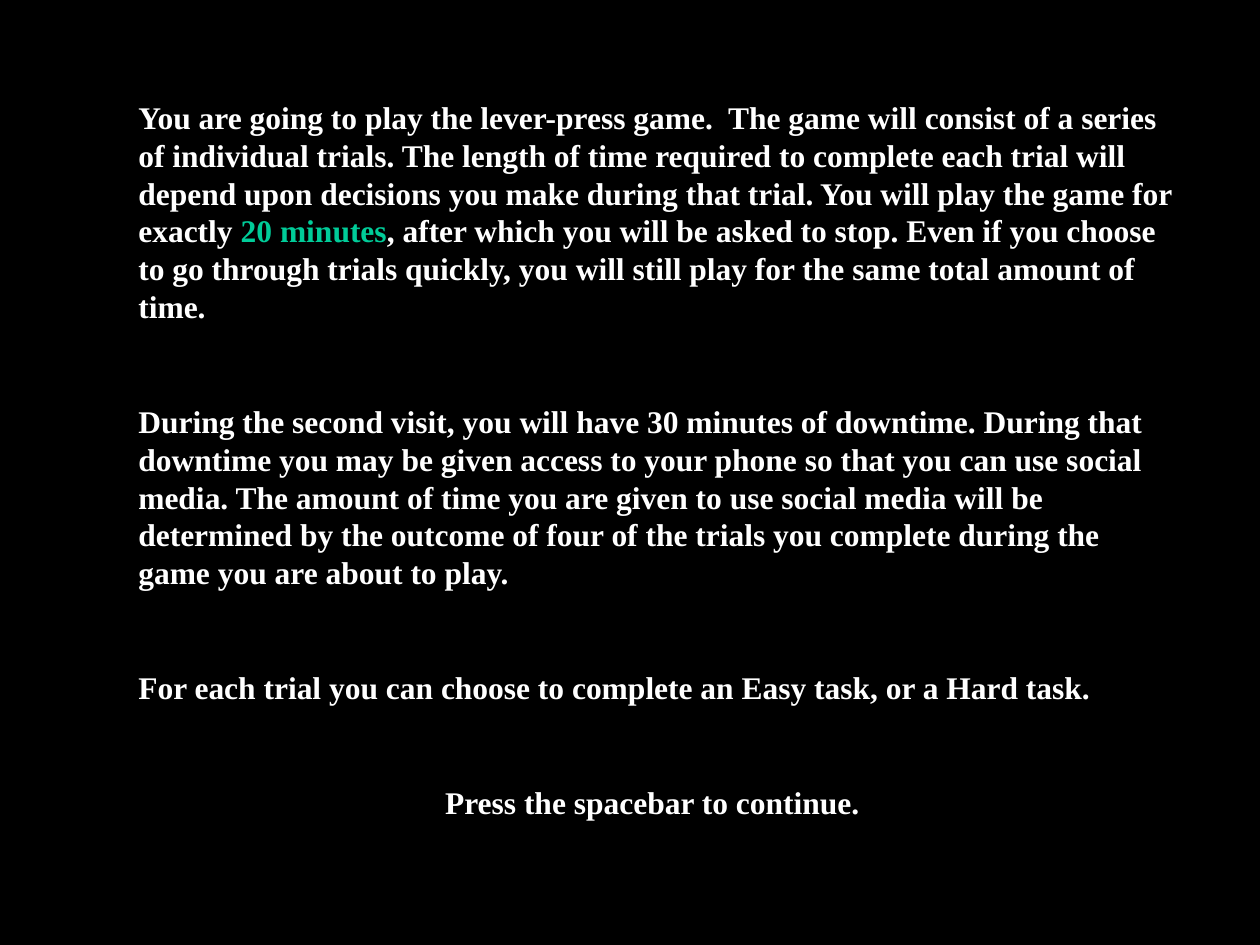
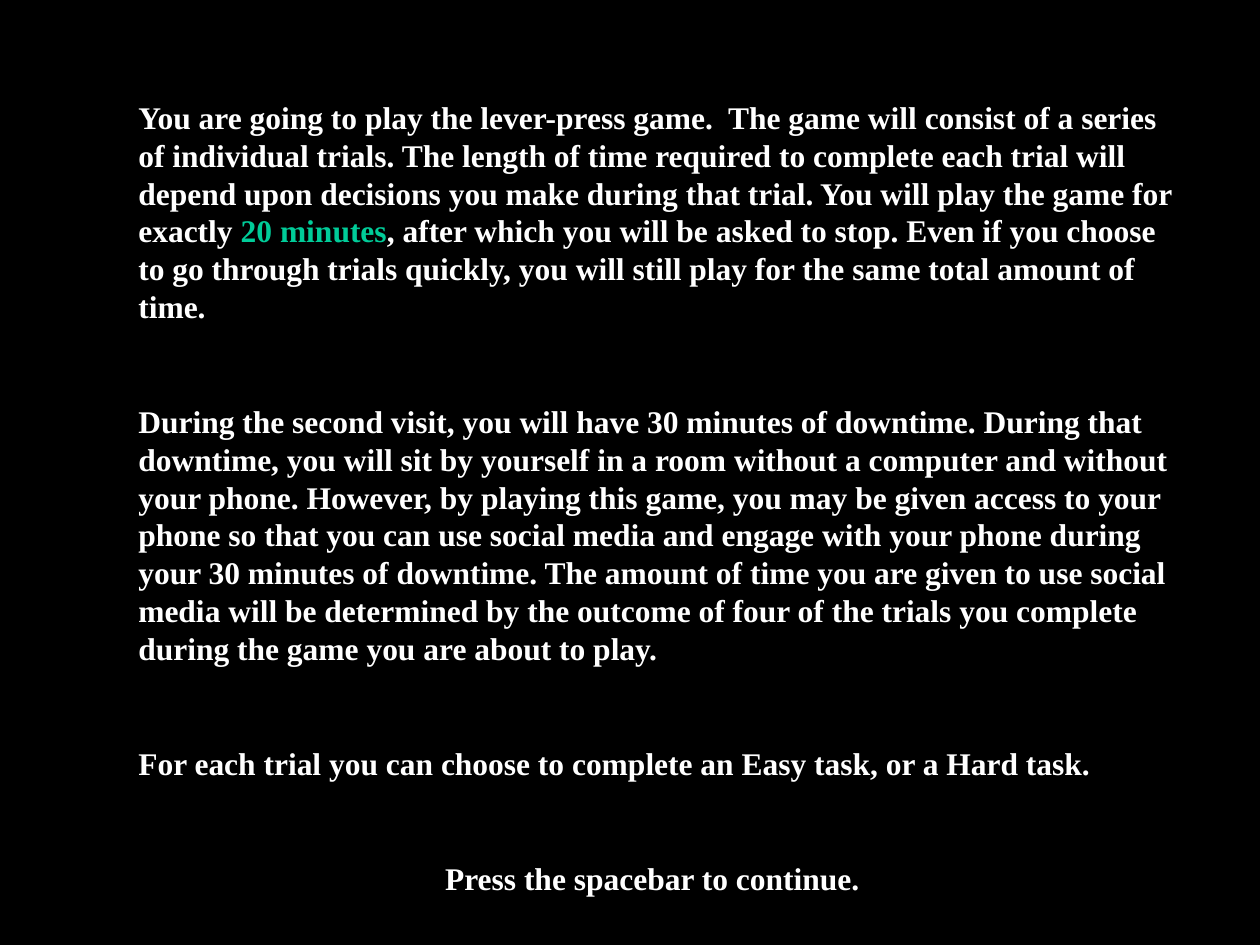
Before and after one commit to DVS-Lab/istart, a slide deck: slide 2 of Mock_Scan/Social/Righthand_Participant_Social_Instructions.ppt. Drawn at 1260x945 pixels with LibreOffice and Linux fonts; fonts in the diff are those of the drawing. Boxes give left, top, right and bottom in pixels: in the first picture for what was removed or moved away, otherwise in the second. Text is boxed around its words. In the diff, an @@ line names an element or a change of style, - is before the commit and + after.

Commit message:
update social instructions ppt

```diff
--- a/Mock_Scan/Social/Righthand_Participant_Social_Instructions.ppt
+++ b/Mock_Scan/Social/Righthand_Participant_Social_Instructions.ppt
@@ text at [138,411,1167,666]: text changed @@
-During the second visit, you will have 30 minutes of downtime. During that downtime you may be given access to your phone so that you can use social media. The amount of time you are given to use social media will be determined by the outcome of four of the trials you complete during the game you are about to play.
+During the second visit, you will have 30 minutes of downtime. During that downtime, you will sit by yourself in a room without a computer and without your phone. However, by playing this game, you may be given access to your phone so that you can use social media and engage with your phone during your 30 minutes of downtime. The amount of time you are given to use social media will be determined by the outcome of four of the trials you complete during the game you are about to play.
```
Also in this commit, not shown: 2 other files.
